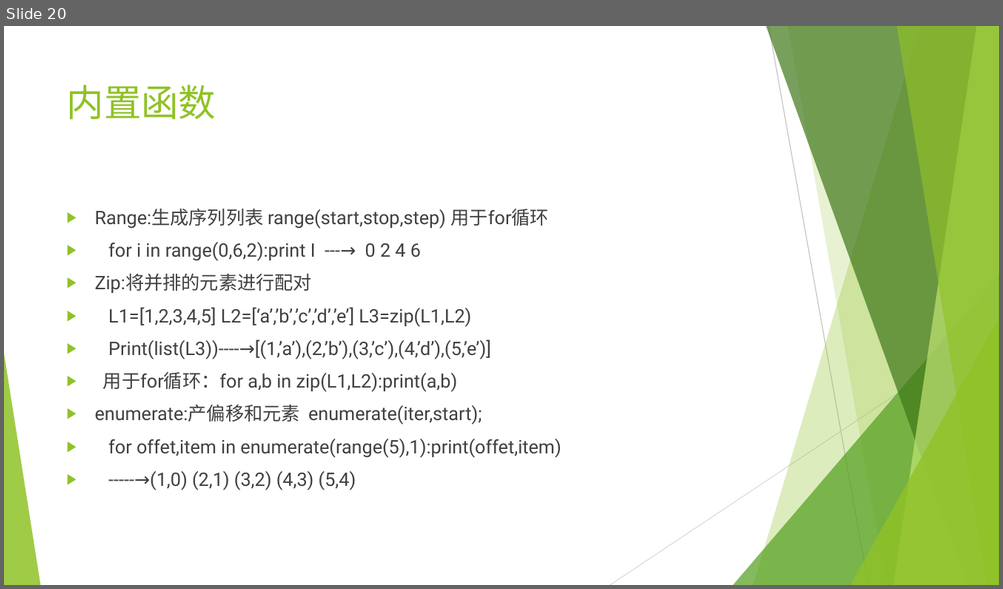
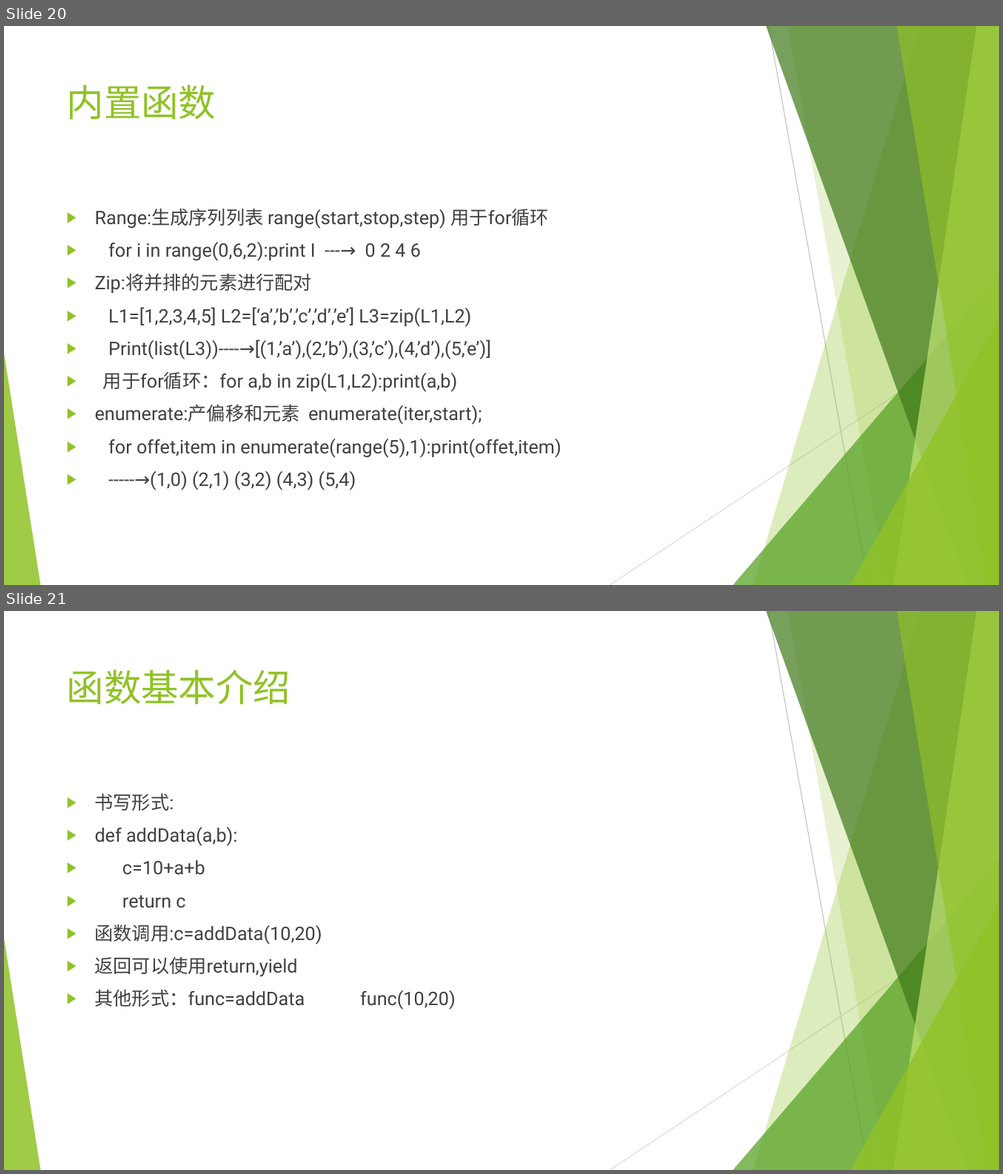
Before and after one commit to mrzhangs1015916/LearnPython, a slide deck: python.pptx. Shown one above the other, each under a label of ours: slide 20 before the commit, slides 20 and 21 after it. The pictures are 1003x589 and 1003x1174 pixels, drawn with LibreOffice and Linux fonts; fonts in the diff are those of the drawing. Boxes give left, top, right and bottom in pixels: in the first picture for what was removed or moved away, otherwise in the second. Text is boxed around its words. In the diff, an @@ line names an element or a change of style, - is before the commit and + after.

```diff
--- a/python.pptx
+++ b/python.pptx
@@ slide 21 added at (x1=4, y1=611, x2=999, y2=1170), background #FFFFFF; not listed: 10 template elements that a slide beside it also shows @@
@@ title added at (x1=67, y1=669, x2=290, y2=704), 36 pt, text #90C226 @@
+函数基本介绍
@@ text added at (x1=95, y1=794, x2=455, y2=1010), 18 pt, text #404040 @@
+▶ 书写形式:
+▶ def addData(a,b):
+▶ c=10+a+b
+▶ return c
+▶ 函数调用:c=addData(10,20)
+▶ 返回可以使用return,yield
+▶ 其他形式：func=addData func(10,20)
```
Also in this commit, not shown: 12 other slides added, 1 other file.
